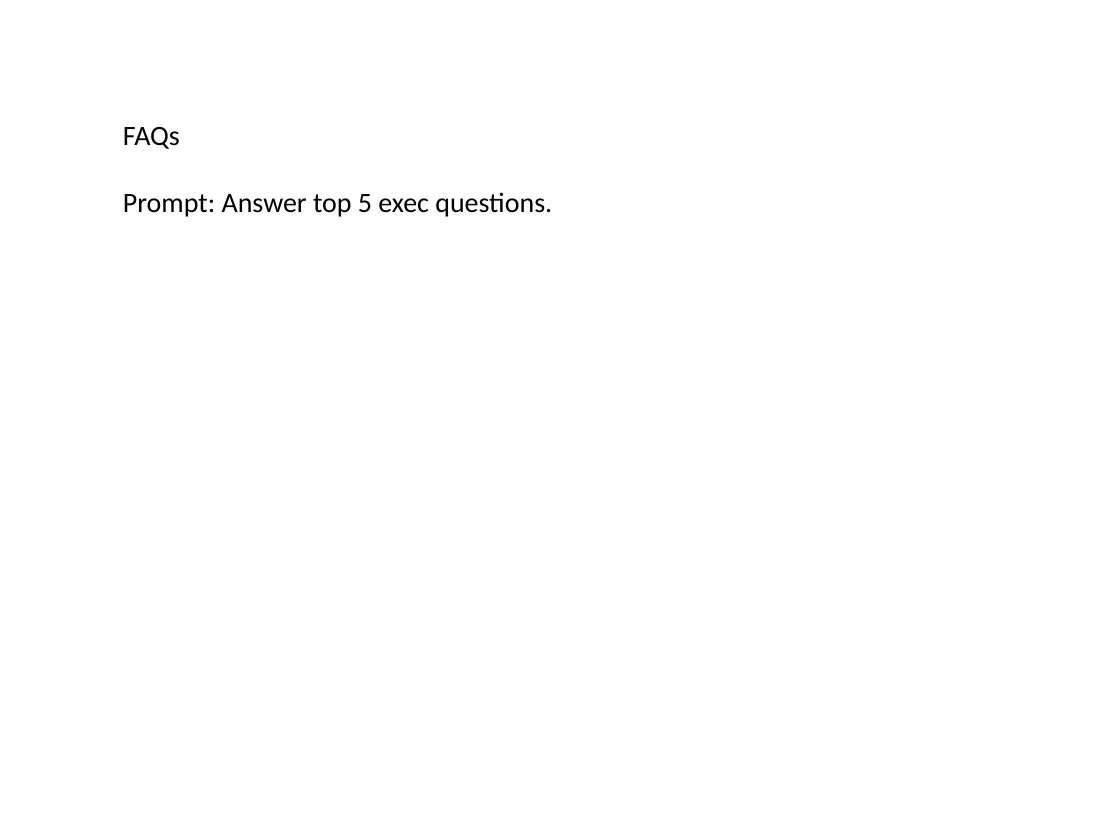
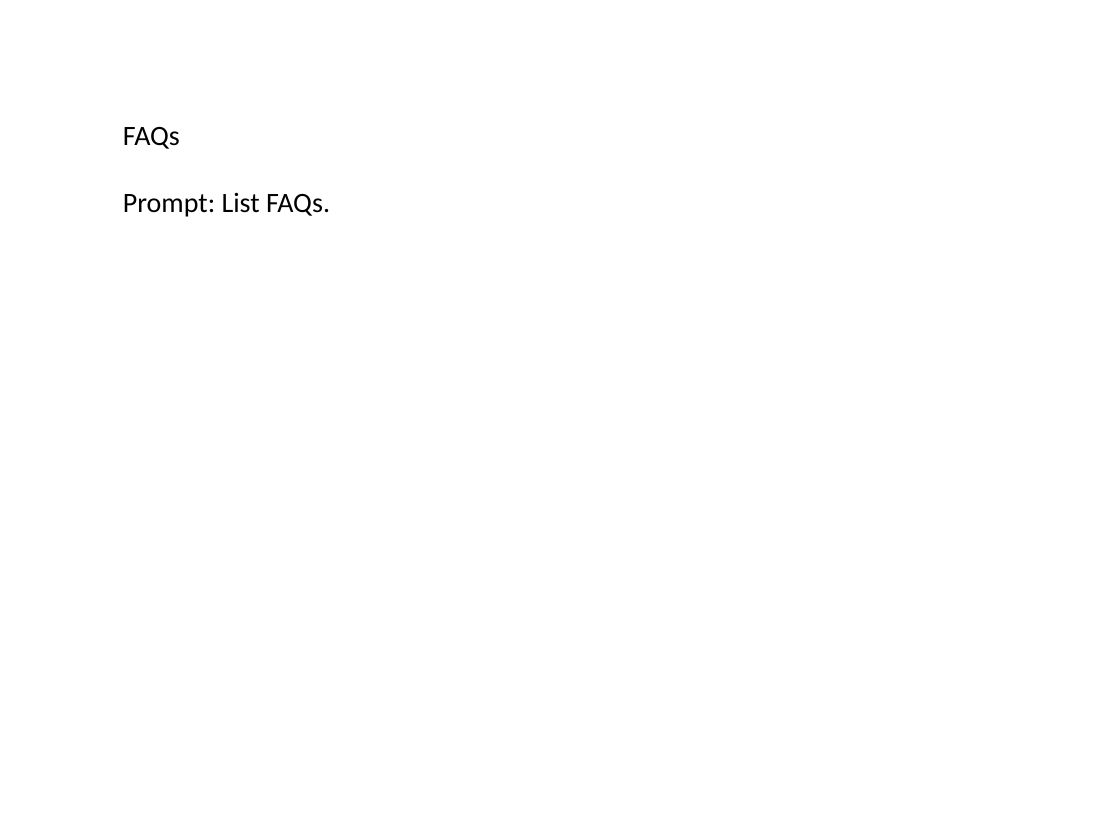
Before and after one commit to ashu16815/ElevateCopilot, a slide deck: slide 6 of public/elevatecopilot_resources_detailed/ppt-templates.pptx. Drawn at 1120x840 pixels with LibreOffice and Linux fonts; fonts in the diff are those of the drawing. Boxes give left, top, right and bottom in pixels: in the first picture for what was removed or moved away, otherwise in the second. Text is boxed around its words. In the diff, an @@ line names an element or a change of style, - is before the commit and + after.

Commit message:
feat: Complete resource library with all enriched files
- Updated all 10 resource files with real content
- PDF files: playbooks, cheatsheets, checklists, recipes, briefs, plans
- Office files: Excel calculator, Word prompts, PowerPoint templates
- All files now contain actual enriched content (not placeholders)
- Resource library fully operational with downloadable content
- Ready for production deployment on Vercel

```diff
--- a/public/elevatecopilot_resources_detailed/ppt-templates.pptx
+++ b/public/elevatecopilot_resources_detailed/ppt-templates.pptx
@@ text at (123,192,330,217): text changed @@
-Prompt: Answer top 5 exec questions.
+Prompt: List FAQs.
```
Also in this commit, not shown: 4 other slides changed, 9 other files.
